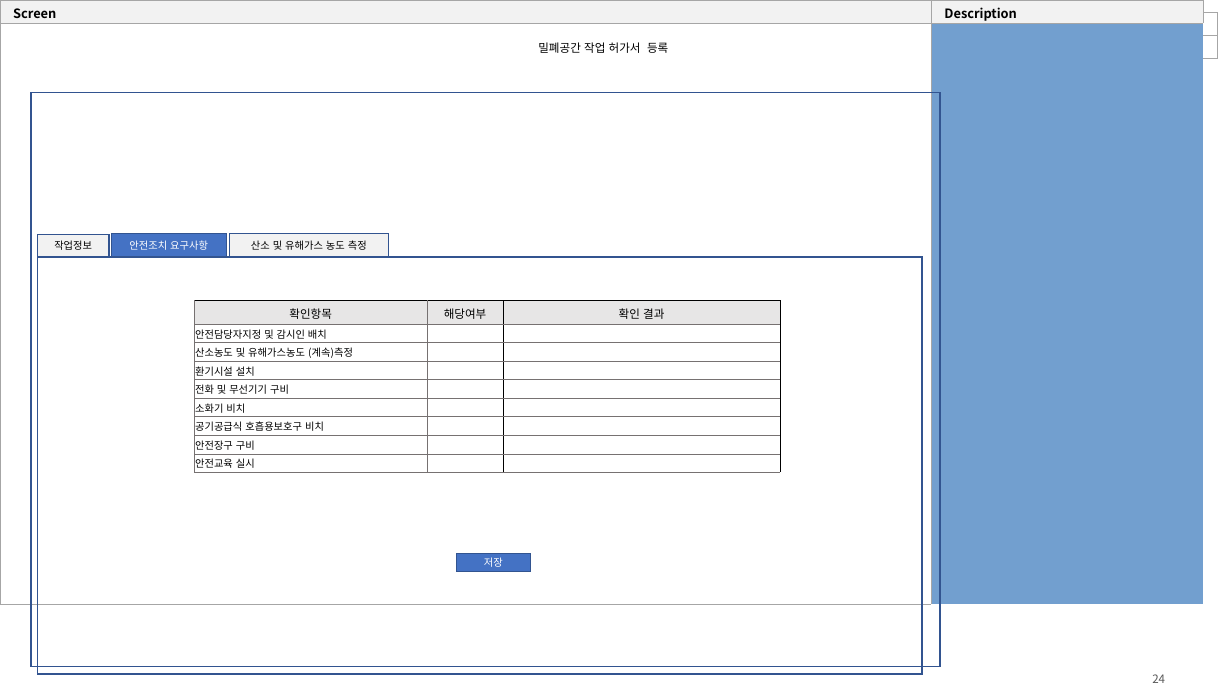
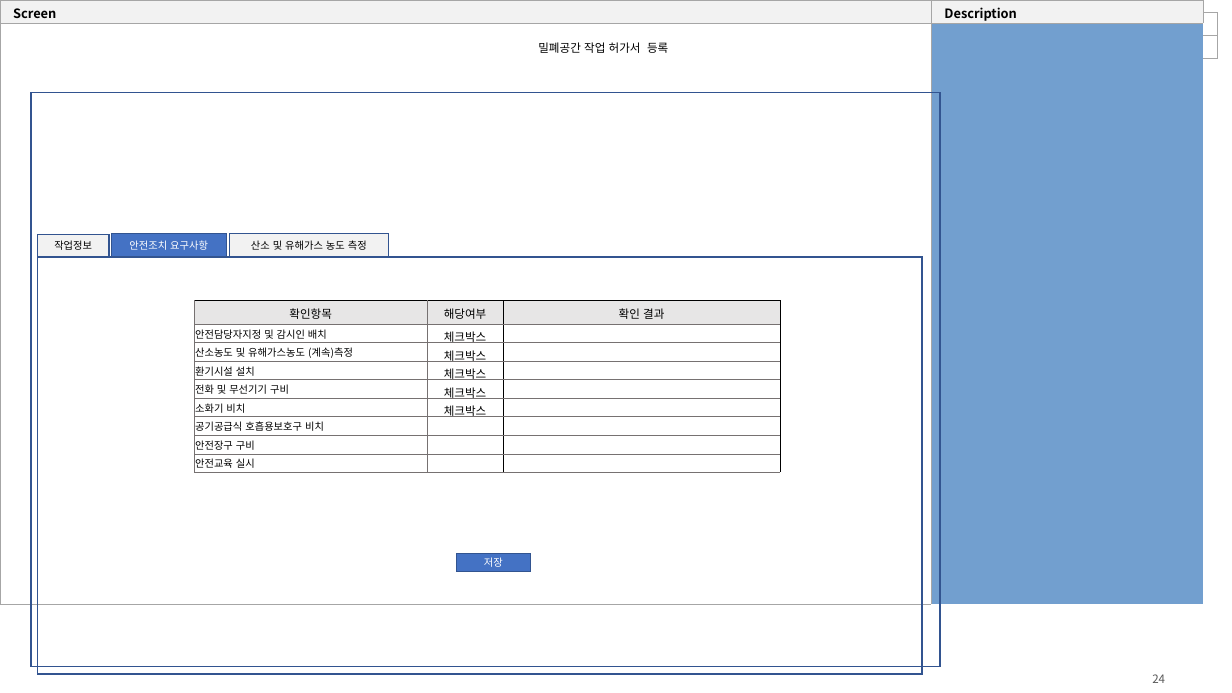
Before and after one commit to yamdeng/ktds-publish, a slide deck: slide 24 of docs/퍼블_페이지작업.pptx. Drawn at 1232x693 pixels with LibreOffice and Linux fonts; fonts in the diff are those of the drawing. Boxes give left, top, right and bottom in pixels: in the first picture for what was removed or moved away, otherwise in the second. Text is boxed around its words. In the diff, an @@ line names an element or a change of style, - is before the commit and + after.

```diff
--- a/docs/퍼블_페이지작업.pptx
+++ b/docs/퍼블_페이지작업.pptx
@@ table at box(194, 300, 780, 472) @@
-row 2, column 2: 
+row 2, column 2: 체크박스
-row 3, column 2: 
+row 3, column 2: 체크박스
-row 4, column 2: 
+row 4, column 2: 체크박스
-row 5, column 2: 
+row 5, column 2: 체크박스
-row 6, column 2: 
+row 6, column 2: 체크박스
```
Also in this commit, not shown: 3 other slides changed, 1 other file.
